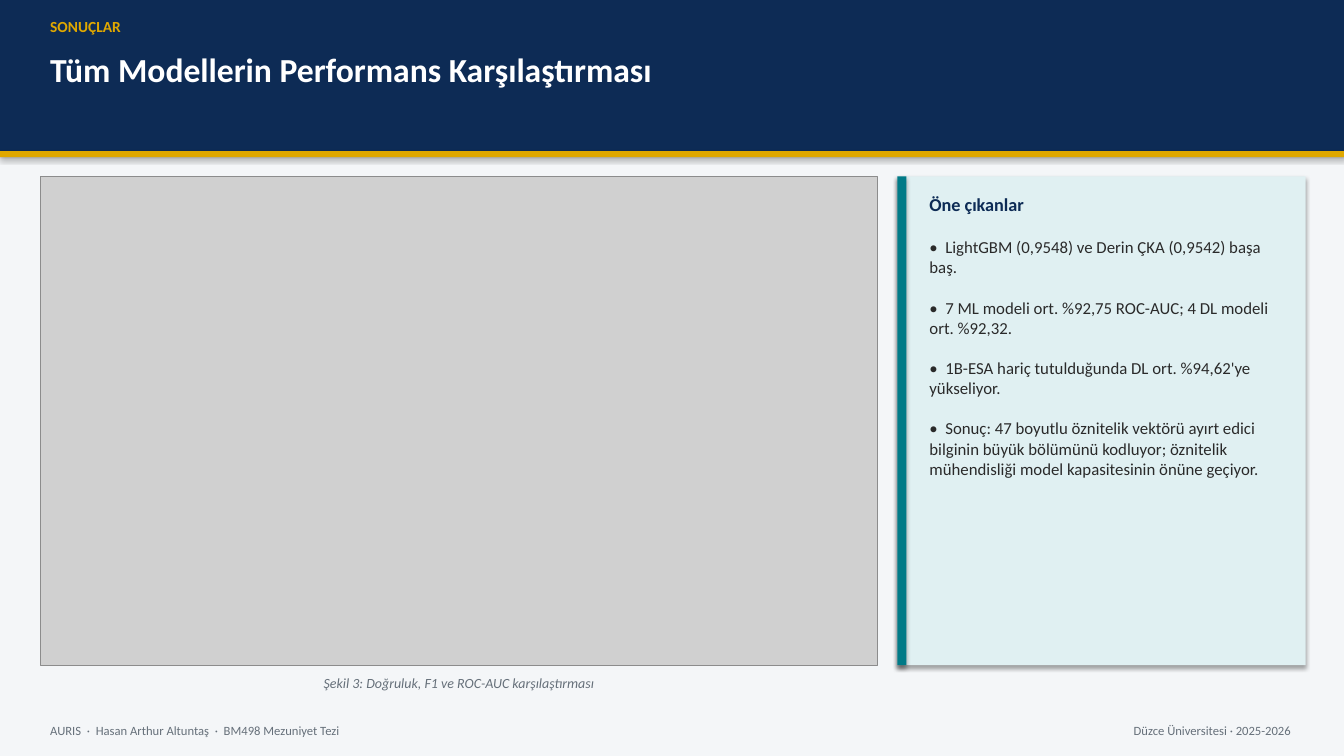
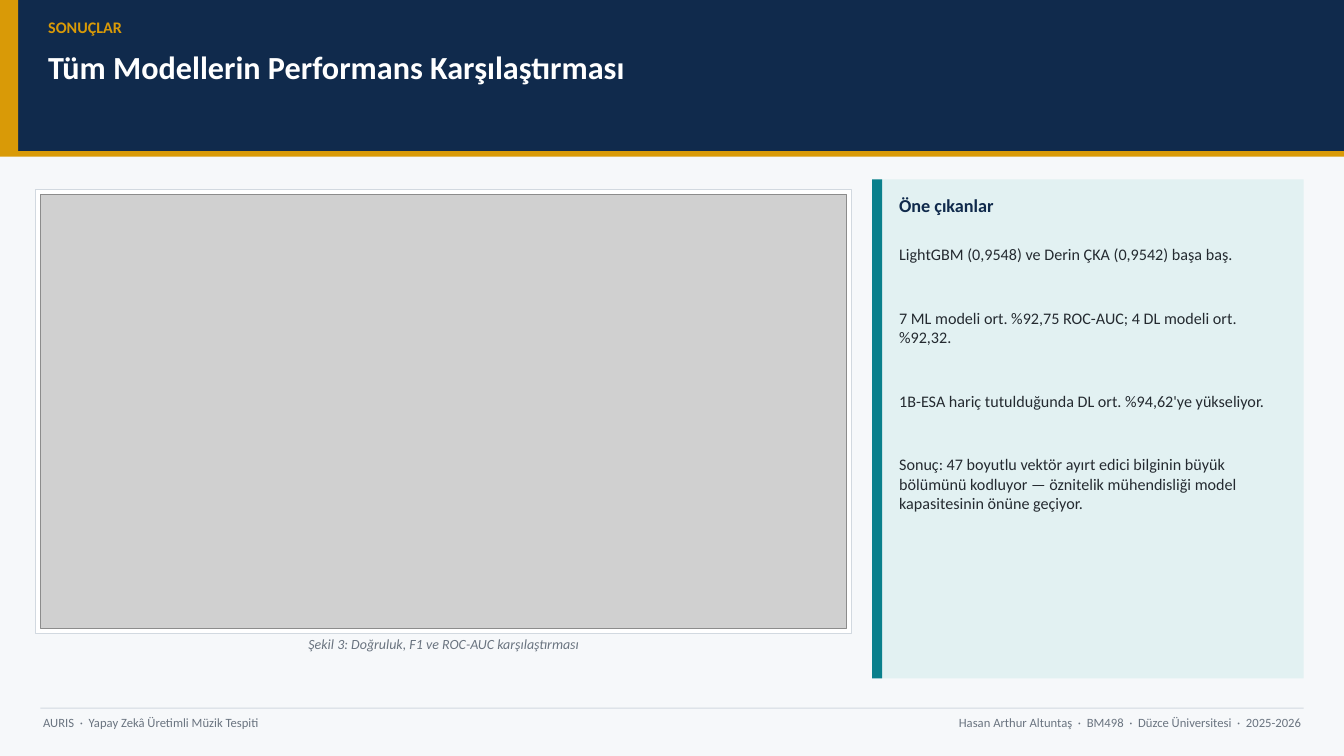
Before and after one commit to Rtur2003/CrownCode, a slide deck: slide 2 of docs/academic/TeslimEdilecekler/Sunumlar/04_Sonuc_ve_Demo_Sunumu.pptx. Drawn at 1344x756 pixels with LibreOffice and Linux fonts; fonts in the diff are those of the drawing; grey boxes stand for pictures. Boxes give left, top, right and bottom in pixels: in the first picture for what was removed or moved away, otherwise in the second. Text is boxed around its words. In the diff, an @@ line names an element or a change of style, - is before the commit and + after.

```diff
--- a/docs/academic/TeslimEdilecekler/Sunumlar/04_Sonuc_ve_Demo_Sunumu.pptx
+++ b/docs/academic/TeslimEdilecekler/Sunumlar/04_Sonuc_ve_Demo_Sunumu.pptx
@@ background #F4F6F8 to #F6F8FA @@
@@ rectangle at box(0, 0, 1344, 151): fill #0D2B55 to #102A4C; shadow off @@
@@ rectangle added at box(0, 0, 18, 151), fill #D99A07 @@
@@ text "SONUÇLAR" at box(48, 22, 122, 36): size 11 to 11.5 pt, text colour #E0A800 to #D99A07 @@
@@ text "Tüm Modellerin Performans Karşılaştırması" at box(48, 56, 624, 85): size 24 to 23 pt @@
@@ rectangle at box(0, 151, 1344, 157): fill #E0A800 to #D99A07; shadow off @@
@@ rectangle: place and size @@
-rectangle at box(897, 176, 1306, 665)
+rectangle at box(872, 179, 1304, 679)
@@ rectangle at box(872, 179, 1304, 679): fill #E0F0F2 to #E2F1F2; shadow off @@
@@ rectangle: place and size @@
-rectangle at box(897, 176, 906, 665)
+rectangle at box(872, 179, 882, 679)
@@ rectangle at box(872, 179, 882, 679): fill #007A87 to #0A808C; shadow off @@
@@ rectangle added at box(35, 190, 852, 633), fill #FFFFFF, outline #D2D9E0 0.75 pt @@
@@ picture: place and size @@
-picture at box(40, 176, 877, 665)
+picture at box(40, 195, 847, 628)
@@ text "Öne çıkanlar": place and size @@
-text "Öne çıkanlar" at box(929, 196, 1024, 214)
+text "Öne çıkanlar" at box(899, 197, 993, 215)
@@ text "Öne çıkanlar" at box(899, 197, 993, 215): text colour #0D2B55 to #102A4C @@
@@ text at box(899, 248, 1264, 512): text changed; size 12 to 11.5 pt; text colour #2A2A2A to #242A30 @@
-• LightGBM (0,9548) ve Derin ÇKA (0,9542) başa baş.
-• 7 ML modeli ort. %92,75 ROC-AUC; 4 DL modeli ort. %92,32.
-• 1B-ESA hariç tutulduğunda DL ort. %94,62'ye yükseliyor.
-• Sonuç: 47 boyutlu öznitelik vektörü ayırt edici bilginin büyük bölümünü kodluyor; öznitelik mühendisliği model kapasitesinin önüne geçiyor.
+LightGBM (0,9548) ve Derin ÇKA (0,9542) başa baş.
+7 ML modeli ort. %92,75 ROC-AUC; 4 DL modeli ort. %92,32.
+1B-ESA hariç tutulduğunda DL ort. %94,62'ye yükseliyor.
+Sonuç: 47 boyutlu vektör ayırt edici bilginin büyük bölümünü kodluyor — öznitelik mühendisliği model kapasitesinin önüne geçiyor.
@@ text "Şekil 3: Doğruluk, F1 ve ...": place and size @@
-text "Şekil 3: Doğruluk, F1 ve ..." at box(324, 678, 594, 691)
+text "Şekil 3: Doğruluk, F1 ve ..." at box(308, 639, 579, 652)
@@ text "Şekil 3: Doğruluk, F1 ve ..." at box(308, 639, 579, 652): text colour #66707A to #6A7480 @@
@@ rectangle added at box(40, 708, 1304, 709), fill #D2D9E0 @@
@@ text added at box(43, 717, 259, 729), 9 pt, text #6A7480 @@
+AURIS · Yapay Zekâ Üretimli Müzik Tespiti
@@ text at box(959, 717, 1301, 729): text changed; text colour #66707A to #6A7480 @@
-Düzce Üniversitesi · 2025-2026
+Hasan Arthur Altuntaş · BM498 · Düzce Üniversitesi · 2025-2026
@@ text removed at box(50, 726, 339, 737) @@
-AURIS · Hasan Arthur Altuntaş · BM498 Mezuniyet Tezi
```
Also in this commit, not shown: 4 other slides changed, 4 other files.
